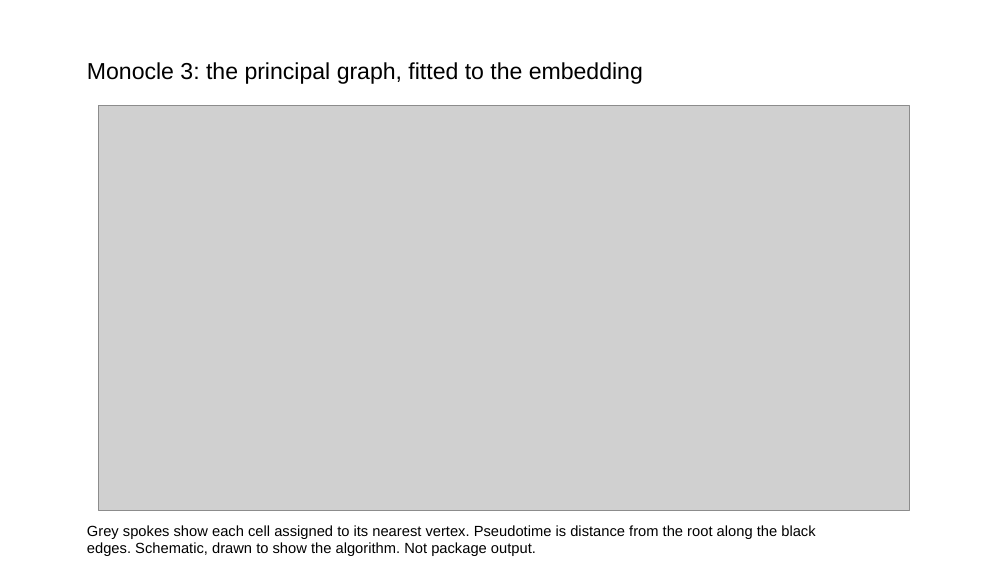
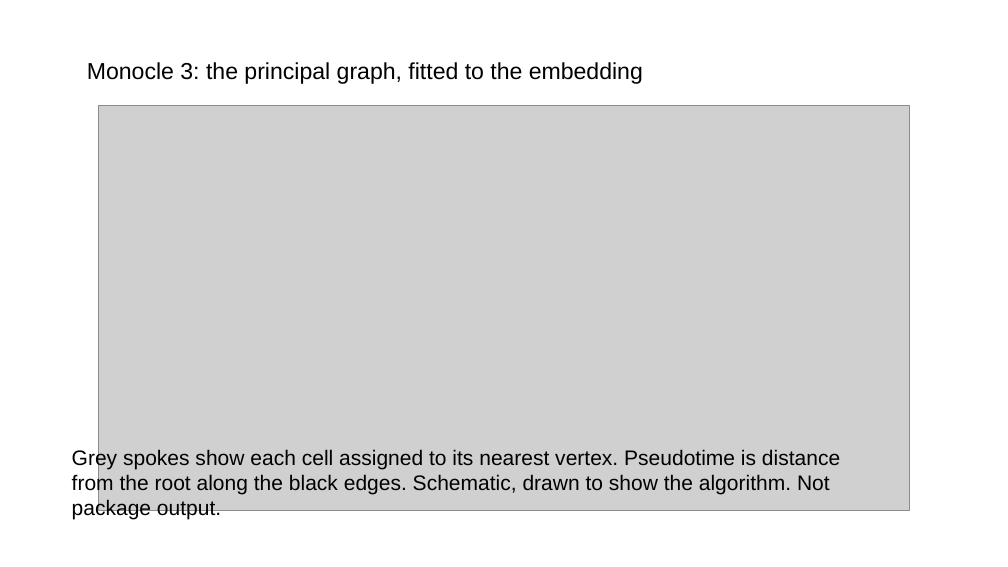
Before and after one commit to steverozen/handouts2026, a slide deck: slide 8 of wed_aug_5_morning_tutorials/Steve_Rozen_R_trajectory_inference_2026_08_05.pptx. Drawn at 1008x567 pixels with LibreOffice and Linux fonts; fonts in the diff are those of the drawing; grey boxes stand for pictures. Boxes give left, top, right and bottom in pixels: in the first picture for what was removed or moved away, otherwise in the second. Text is boxed around its words. In the diff, an @@ line names an element or a change of style, - is before the commit and + after.

Commit message:
answer low cell number (dendritic cells) question

```diff
--- a/wed_aug_5_morning_tutorials/Steve_Rozen_R_trajectory_inference_2026_08_05.pptx
+++ b/wed_aug_5_morning_tutorials/Steve_Rozen_R_trajectory_inference_2026_08_05.pptx
@@ text "Grey spokes show each cell ...": place and size @@
-text "Grey spokes show each cell ..." at bbox=[87, 525, 815, 556]
+text "Grey spokes show each cell ..." at bbox=[72, 448, 840, 520]
@@ text "Grey spokes show each cell ..." at bbox=[72, 448, 840, 520]: size 14 to 20 pt @@
```
Also in this commit, not shown: 6 other slides changed, 15 other files.
